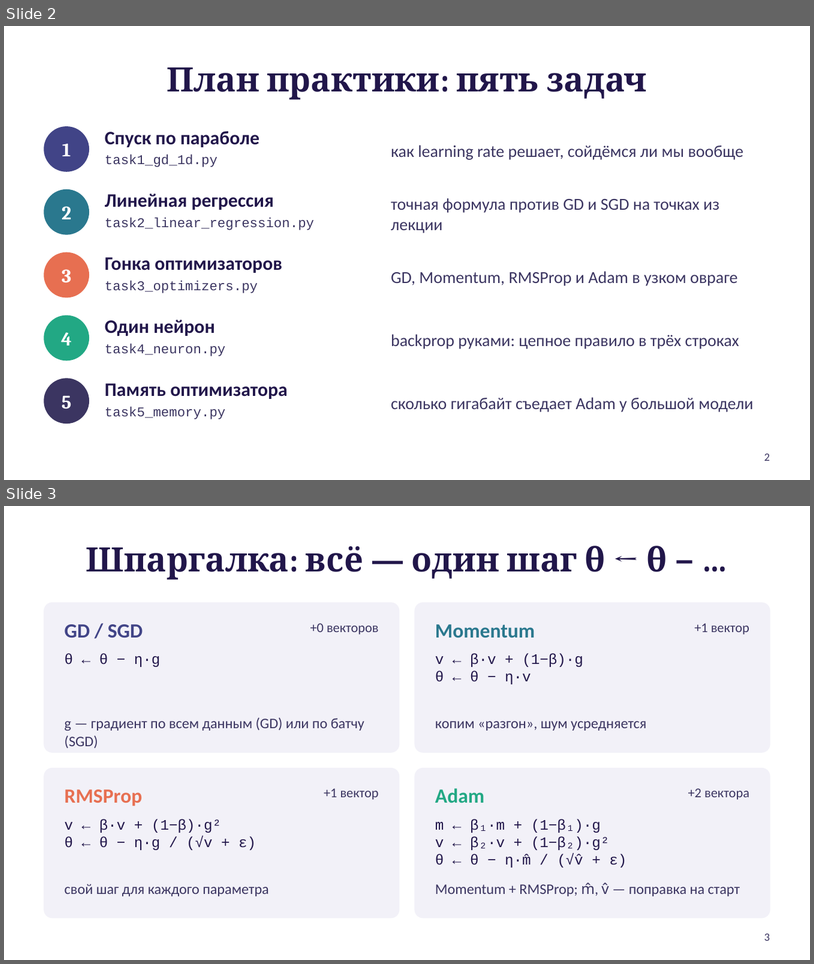
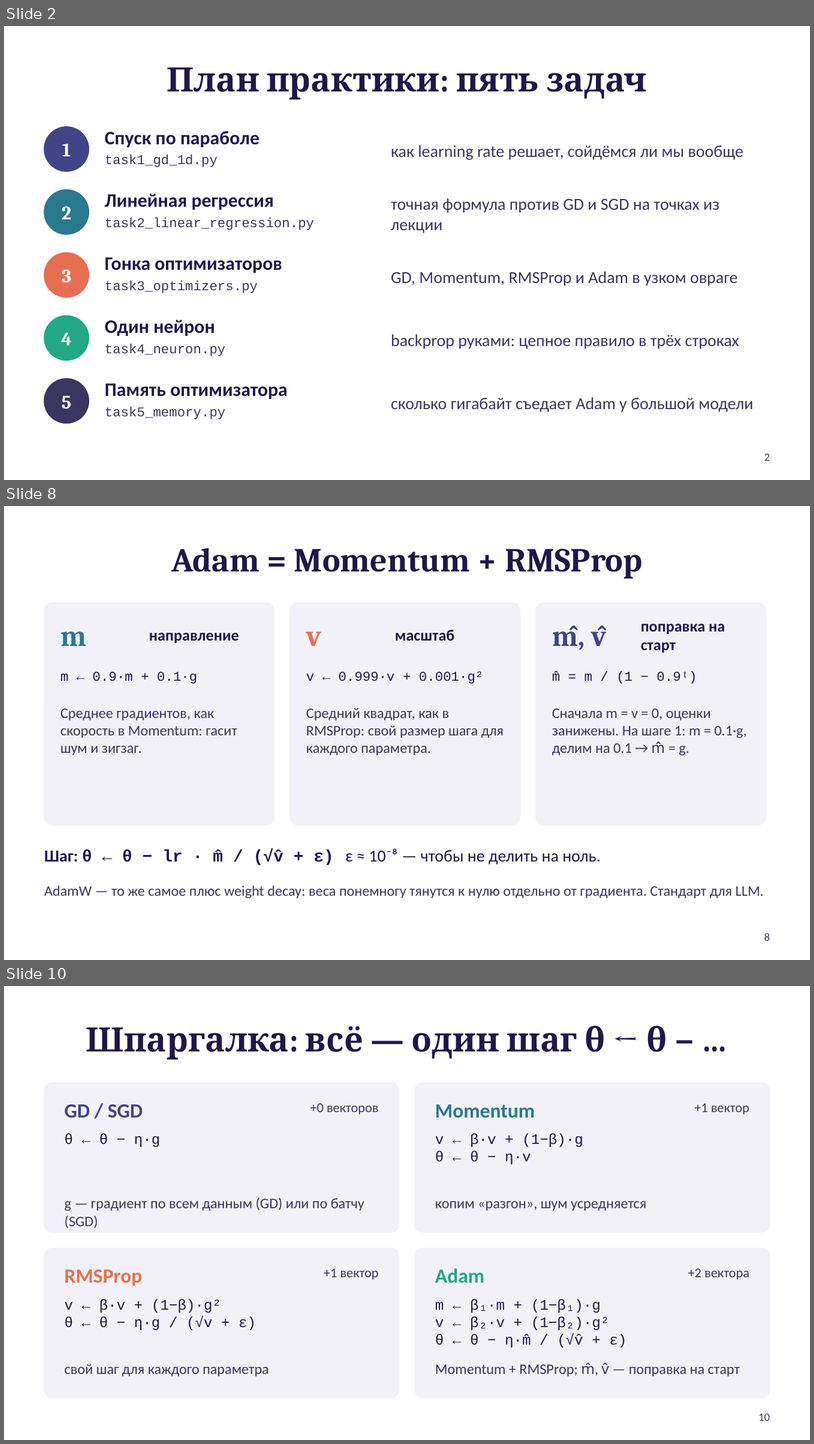
Before and after one commit to Fil-maker/Java_algorithms, a slide deck: src/lesson5/gradient_practice.pptx. Shown one above the other, each under a label of ours: slides 2 and 3 before the commit, slides 2, 8 and 10 after it; the slides between them are not shown. The pictures are 814x964 and 814x1444 pixels, drawn with LibreOffice and Linux fonts; fonts in the diff are those of the drawing. Boxes give left, top, right and bottom in pixels: in the first picture for what was removed or moved away, otherwise in the second. Text is boxed around its words. In the diff, an @@ line names an element or a change of style, - is before the commit and + after.

```diff
--- a/src/lesson5/gradient_practice.pptx
+++ b/src/lesson5/gradient_practice.pptx
@@ slide 8 added at bbox=[4, 506, 810, 960], background #FFFFFF @@
@@ title added at bbox=[171, 548, 642, 579], 30 pt, text #21164A, bold @@
+Adam = Momentum + RMSProp
@@ rounded rectangle added at bbox=[44, 603, 274, 825], fill #F2F1F8, outline #F2F1F8 1 pt @@
@@ rounded rectangle added at bbox=[290, 603, 520, 825], fill #F2F1F8, outline #F2F1F8 1 pt @@
@@ rounded rectangle added at bbox=[536, 603, 766, 825], fill #F2F1F8, outline #F2F1F8 1 pt @@
@@ text added at bbox=[60, 631, 86, 646], 26 pt, text #2A788E, bold @@
+m
@@ text added at bbox=[306, 631, 321, 646], 26 pt, text #E76F51, bold @@
+v
@@ text added at bbox=[395, 630, 455, 640], 14 pt, text #21164A, bold @@
+масштаб
@@ text added at bbox=[552, 625, 606, 650], 26 pt, text #414487, bold @@
+m̂, v̂
@@ text added at bbox=[641, 624, 725, 652], 14 pt, text #21164A, bold @@
+поправка на старт
@@ text added at bbox=[149, 633, 239, 643], 14 pt, text #21164A, bold @@
+направление
@@ text added at bbox=[60, 672, 197, 684], 12 pt, text #21164A @@
+m ← 0.9·m + 0.1·g
@@ text added at bbox=[306, 671, 483, 684], 12 pt, text #21164A @@
+v ← 0.999·v + 0.001·g²
@@ text added at bbox=[552, 671, 697, 684], 12 pt, text #21164A @@
+m̂ = m / (1 − 0.9ᵗ)
@@ text added at bbox=[60, 708, 237, 755], 13 pt, text #3B3561 @@
+Среднее градиентов, как скорость в Momentum: гасит шум и зигзаг.
@@ text added at bbox=[306, 708, 504, 755], 13 pt, text #3B3561 @@
+Средний квадрат, как в RMSProp: свой размер шага для каждого параметра.
@@ text added at bbox=[552, 708, 747, 755], 13 pt, text #3B3561 @@
+Сначала m = v = 0, оценки занижены. На шаге 1: m = 0.1·g, делим на 0.1 → m̂ = g.
@@ text added at bbox=[44, 848, 601, 865], 15 pt, text #21164A @@
+Шаг: θ ← θ − lr · m̂ / (√v̂ + ε) ε ≈ 10⁻⁸ — чтобы не делить на ноль.
@@ text added at bbox=[44, 885, 764, 898], 13 pt, text #3B3561 @@
+AdamW — то же самое плюс weight decay: веса понемногу тянутся к нулю отдельно от градиента. Стандарт для LLM.
@@ page number added at bbox=[765, 933, 770, 940], 10 pt, text #3B3561 @@
+8
@@ what was slide 3 is now slide 10 @@
@@ page number at bbox=[759, 1413, 770, 1420]: text changed @@
-3
+10
```
Also in this commit, not shown: 4 slides changed, 6 other slides added, 1 other file.
